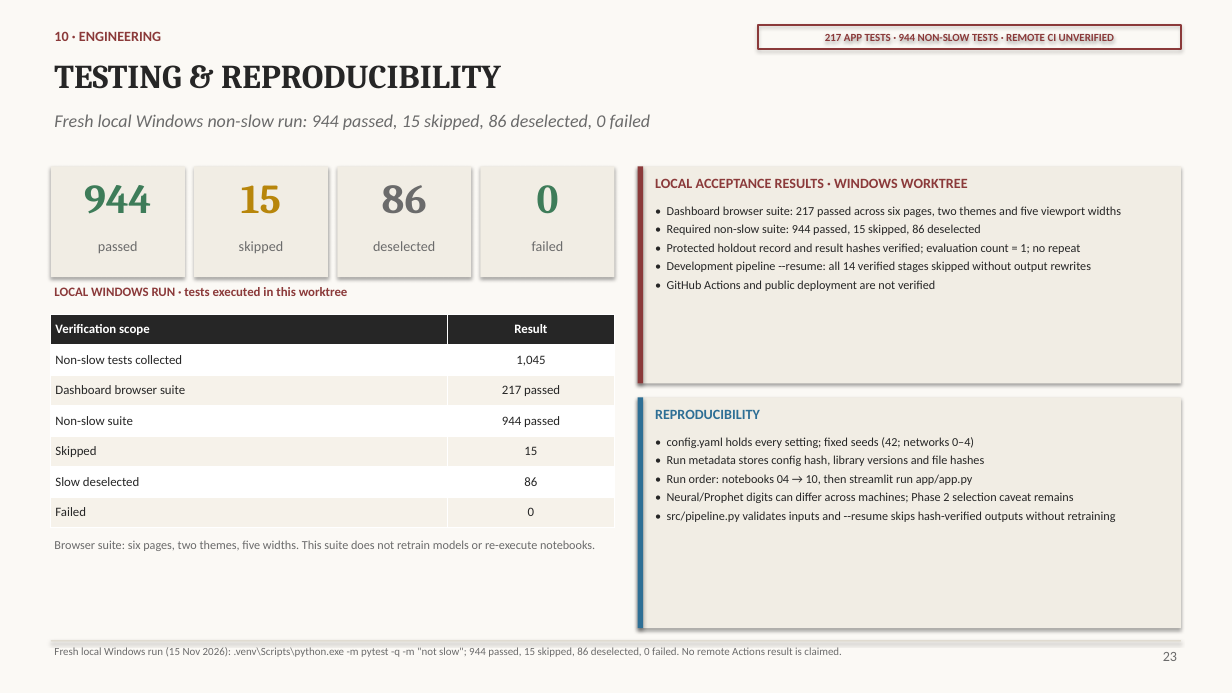
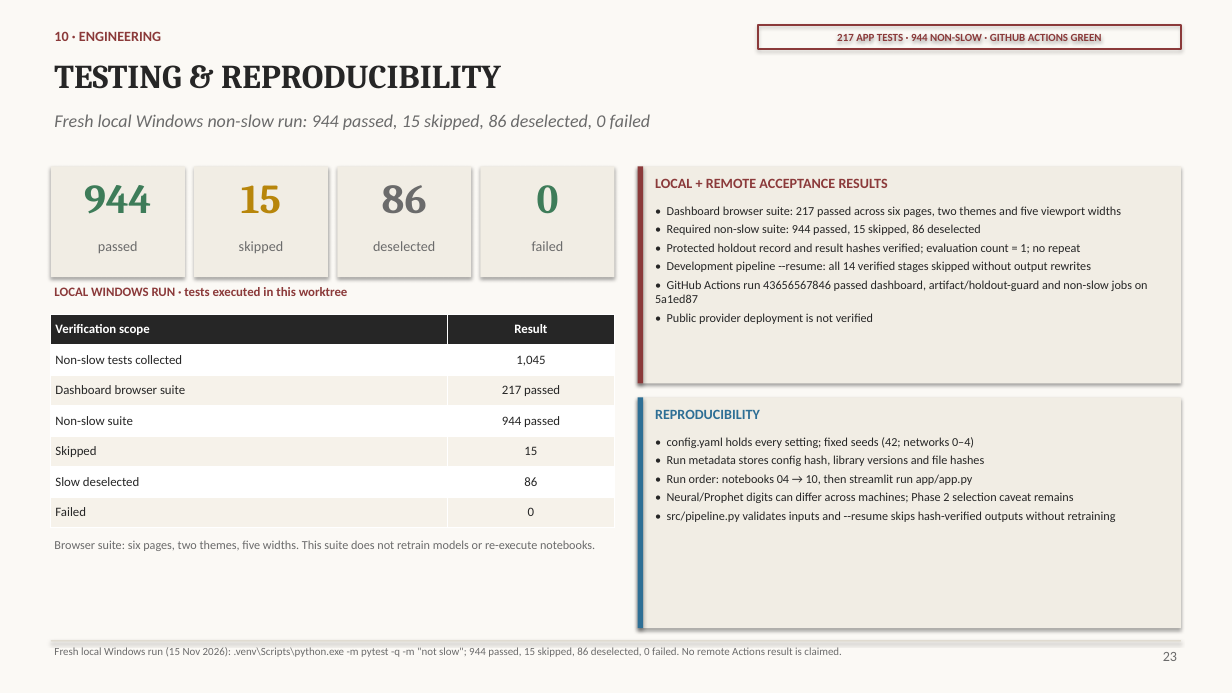
Before and after one commit to nitishhkr11/intermittent-retail-demand-forecasting, a slide deck: slide 23 of presentation/RiverDemand_Final_Project_Presentation_Final.pptx. Drawn at 1232x693 pixels with LibreOffice and Linux fonts; fonts in the diff are those of the drawing. Boxes give left, top, right and bottom in pixels: in the first picture for what was removed or moved away, otherwise in the second. Text is boxed around its words. In the diff, an @@ line names an element or a change of style, - is before the commit and + after.

Commit message:
Record green CI and final audit status

```diff
--- a/presentation/RiverDemand_Final_Project_Presentation_Final.pptx
+++ b/presentation/RiverDemand_Final_Project_Presentation_Final.pptx
@@ text in rectangle at bbox=[837, 34, 1102, 41]: text changed @@
-217 APP TESTS · 944 NON-SLOW TESTS · REMOTE CI UNVERIFIED
+217 APP TESTS · 944 NON-SLOW · GITHUB ACTIONS GREEN
@@ text at bbox=[655, 178, 888, 188]: text changed @@
-LOCAL ACCEPTANCE RESULTS · WINDOWS WORKTREE
+LOCAL + REMOTE ACCEPTANCE RESULTS
@@ text at bbox=[655, 280, 1148, 324]: text changed @@
-• GitHub Actions and public deployment are not verified
+• GitHub Actions run 43656567846 passed dashboard, artifact/holdout-guard and non-slow jobs on 5a1ed87
+• Public provider deployment is not verified
```
Also in this commit, not shown: 1 other slide changed, 9 other files.
